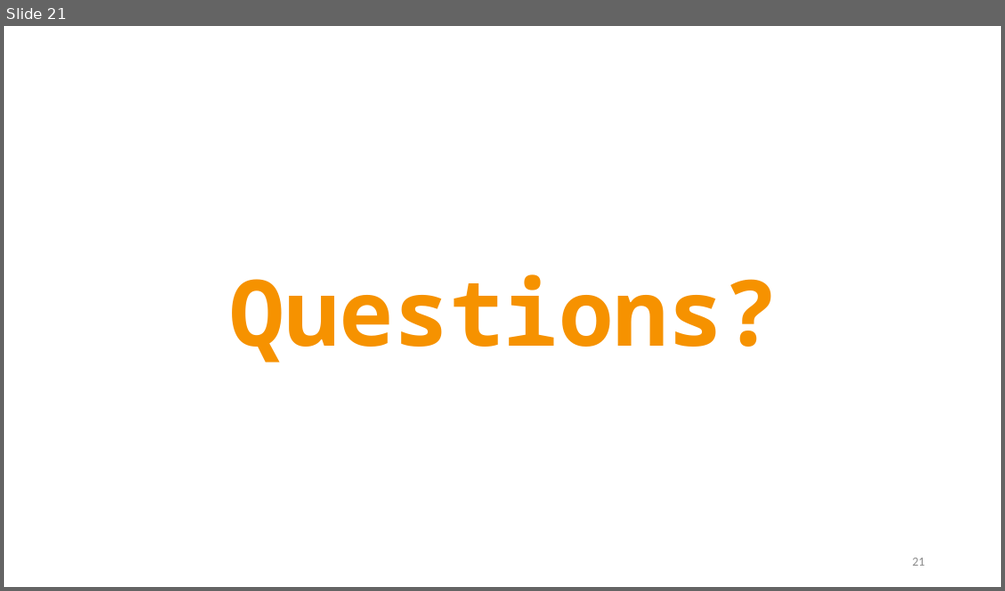
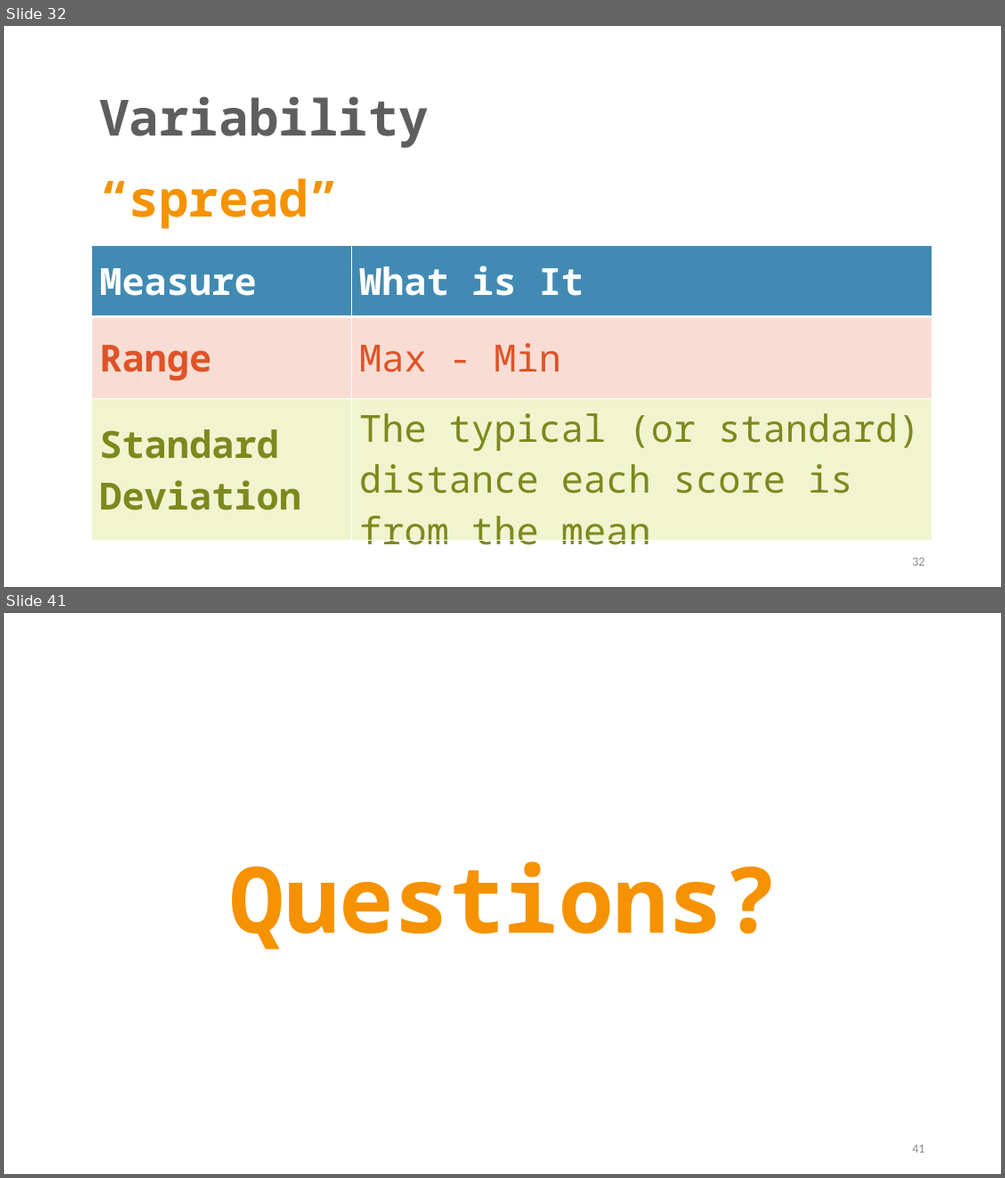
Before and after one commit to TysonStanley/EDU-6050, a slide deck: Slides/03_EDUC_6050_2018.pptx. Shown one above the other, each under a label of ours: slide 21 before the commit, slides 32 and 41 after it; the slides between them are not shown. The pictures are 1005x591 and 1005x1178 pixels, drawn with LibreOffice and Linux fonts; fonts in the diff are those of the drawing. Boxes give left, top, right and bottom in pixels: in the first picture for what was removed or moved away, otherwise in the second. Text is boxed around its words. In the diff, an @@ line names an element or a change of style, - is before the commit and + after.

```diff
--- a/Slides/03_EDUC_6050_2018.pptx
+++ b/Slides/03_EDUC_6050_2018.pptx
@@ slide 32 added at (4, 26, 1001, 587), background #FFFFFF @@
@@ text added at (99, 96, 429, 148), 48 pt, text #5E5E5E, bold @@
+Variability
@@ text added at (99, 178, 339, 229), 48 pt, text #F69200, bold @@
+“spread”
@@ table added at (92, 245, 932, 557), 3 rows, 2 columns @@
+Measure | What is It
+Range | Max - Min
+Standard / Deviation | The typical (or standard) distance each score is from the mean
@@ page number added at (912, 557, 924, 565), 12 pt, text #8C8C8C @@
+32
@@ what was slide 21 is now slide 41 @@
@@ page number at (912, 1144, 924, 1152): text changed @@
-21
+41
```
Also in this commit, not shown: 1 slide changed, 21 other slides added, 2 slides removed, 9 other files.
